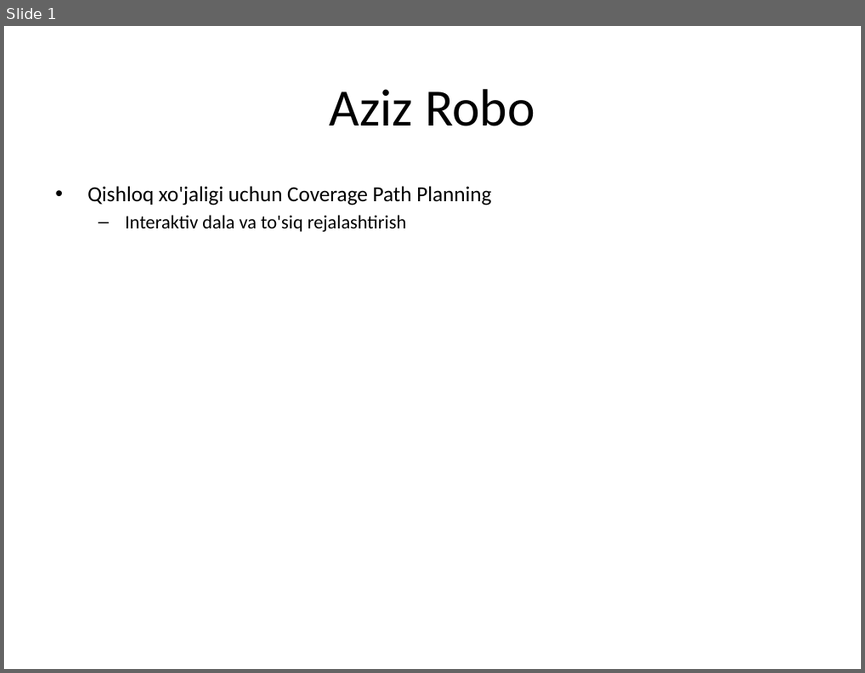
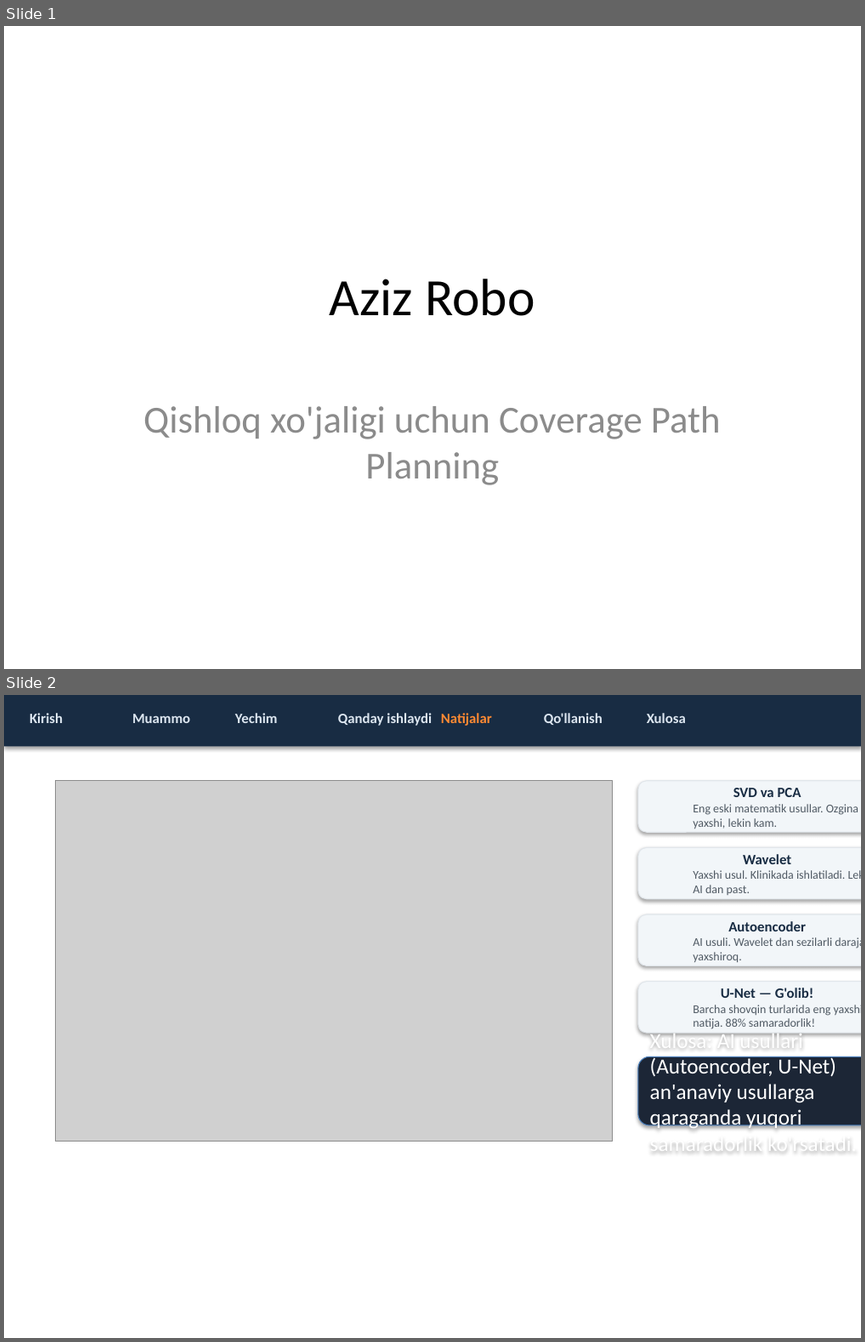
Before and after one commit to Nameless-devv/aziz, a slide deck: Aziz_Presentation.pptx. Shown one above the other, each under a label of ours: slide 1 before the commit, slides 1 and 2 after it. The pictures are 865x673 and 865x1342 pixels, drawn with LibreOffice and Linux fonts; fonts in the diff are those of the drawing; grey boxes stand for pictures. Boxes give left, top, right and bottom in pixels: in the first picture for what was removed or moved away, otherwise in the second. Text is boxed around its words. In the diff, an @@ line names an element or a change of style, - is before the commit and + after.

Commit message:
Styled presentation generator: nav bar and results slide design

```diff
--- a/Aziz_Presentation.pptx
+++ b/Aziz_Presentation.pptx
@@ slide 2 added at [4, 695, 861, 1338], background #FFFFFF @@
@@ rectangle added at [4, 695, 861, 746], fill #182C43 @@
@@ text added at [30, 713, 63, 723], 12 pt, text #DCE6F0, bold @@
+Kirish
@@ text added at [132, 714, 190, 723], 12 pt, text #DCE6F0, bold @@
+Muammo
@@ text added at [235, 713, 278, 723], 12 pt, text #DCE6F0, bold @@
+Yechim
@@ text added at [338, 713, 432, 726], 12 pt, text #DCE6F0, bold @@
+Qanday ishlaydi
@@ text added at [441, 713, 492, 726], 12 pt, text #FF8A33, bold @@
+Natijalar
@@ text added at [544, 713, 602, 725], 12 pt, text #DCE6F0, bold @@
+Qo'llanish
@@ text added at [647, 713, 686, 723], 12 pt, text #DCE6F0, bold @@
+Xulosa
@@ picture added at [55, 781, 613, 1140] @@
@@ rounded rectangle added at [638, 781, 861, 832], fill #F2F6F9, outline #E1E6EB 0.75 pt, 10 pt, text #505A64 @@
+SVD va PCA
+  Eng eski matematik usullar. Ozgina yaxshi, lekin kam.
@@ rounded rectangle added at [638, 847, 861, 899], fill #F2F6F9, outline #E1E6EB 0.75 pt, 10 pt, text #505A64 @@
+Wavelet
+  Yaxshi usul. Klinikada ishlatiladi. Lekin AI dan past.
@@ rounded rectangle added at [638, 914, 861, 966], fill #F2F6F9, outline #E1E6EB 0.75 pt, 10 pt, text #505A64 @@
+Autoencoder
+  AI usuli. Wavelet dan sezilarli darajada yaxshiroq.
@@ rounded rectangle added at [638, 981, 861, 1032], fill #F2F6F9, outline #E1E6EB 0.75 pt, 10 pt, text #505A64 @@
+U-Net — G'olib!
+  Barcha shovqin turlarida eng yaxshi natija. 88% samaradorlik!
@@ rounded rectangle added at [638, 1056, 861, 1125], fill #1C2636, outline #4B7EBC 0.75 pt, 18 pt, text #FFFFFF @@
+Xulosa: AI usullari (Autoencoder, U-Net) an'anaviy usullarga qaraganda yuqori samaradorlik ko'rsatadi.
@@ slide 1 changed as well @@
@@ title "Aziz Robo": place and size @@
-title "Aziz Robo" at [330, 89, 534, 126]
+title "Aziz Robo" at [330, 278, 534, 316]
@@ subtitle at [125, 215, 407, 232]: paragraph removed @@
-  – Interaktiv dala va to'siq rejalashtirish
@@ subtitle "Qishloq xo'jaligi uchun Coverage Path ...": place and size @@
-subtitle "Qishloq xo'jaligi uchun Coverage Path ..." at [87, 186, 491, 232]
+subtitle "Qishloq xo'jaligi uchun Coverage Path ..." at [143, 406, 721, 485]
@@ subtitle "Qishloq xo'jaligi uchun Coverage Path ..." at [143, 406, 721, 485]: size 18 to 32 pt, text colour #000000 to #8C8C8C; alignment left to centre; bullet • to none; more space between paragraphs @@
```
Also in this commit, not shown: 9 slides removed, 1 other file.
